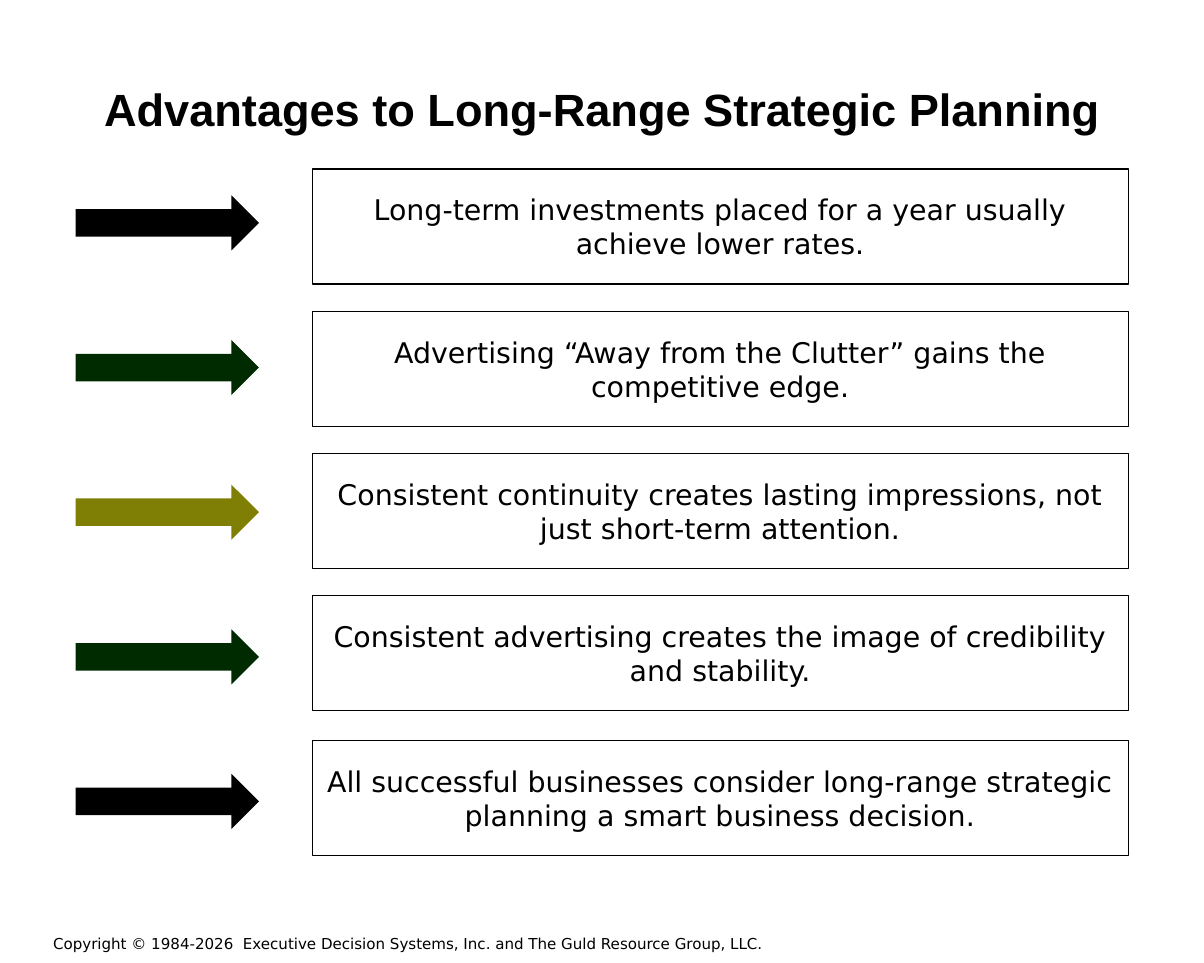
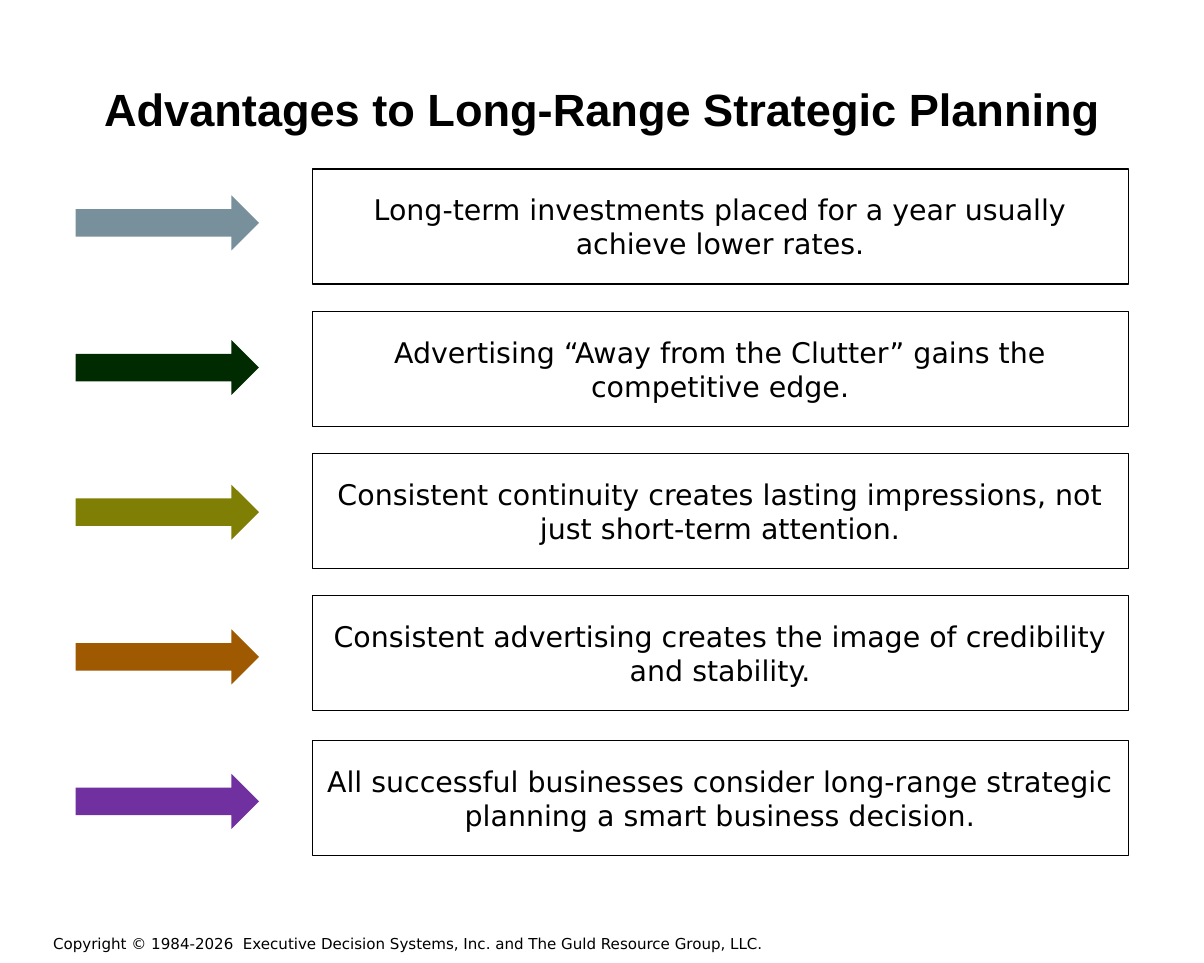
Before and after one commit to hintonandrew510/wizardfrontend, a slide deck: slide 20 of mavenprojectSCR/src/main/resources/powerpointtemplate/tvTemplate.pptx. Drawn at 1204x963 pixels with LibreOffice and Linux fonts; fonts in the diff are those of the drawing; background and template pictures are left out. Boxes give left, top, right and bottom in pixels: in the first picture for what was removed or moved away, otherwise in the second. Text is boxed around its words. In the diff, an @@ line names an element or a change of style, - is before the commit and + after.

```diff
--- a/mavenprojectSCR/src/main/resources/powerpointtemplate/tvTemplate.pptx
+++ b/mavenprojectSCR/src/main/resources/powerpointtemplate/tvTemplate.pptx
@@ right arrow at (76, 195, 259, 250): fill #000000 to #78909C @@
@@ right arrow at (76, 630, 259, 685): fill #002B00 to #A05900 @@
@@ right arrow at (76, 774, 259, 830): fill #000000 to #7030A0 @@
```
Also in this commit, not shown: 2 other slides changed, 6 other files.
